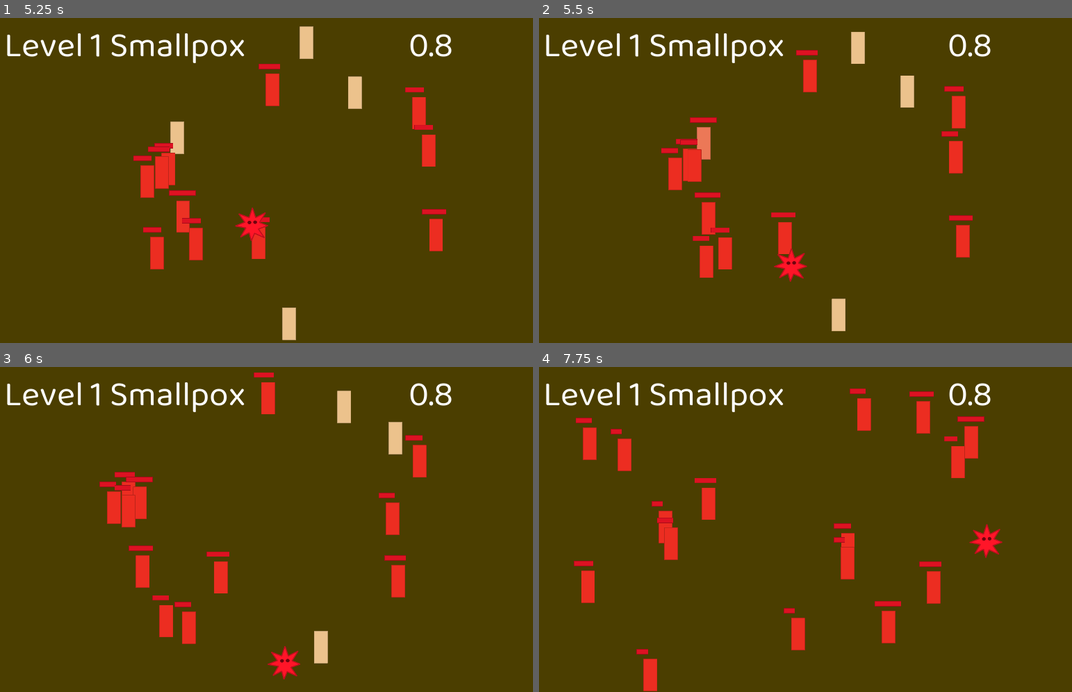
Above: before the commit, frames 1-4 (two rows, left to right).
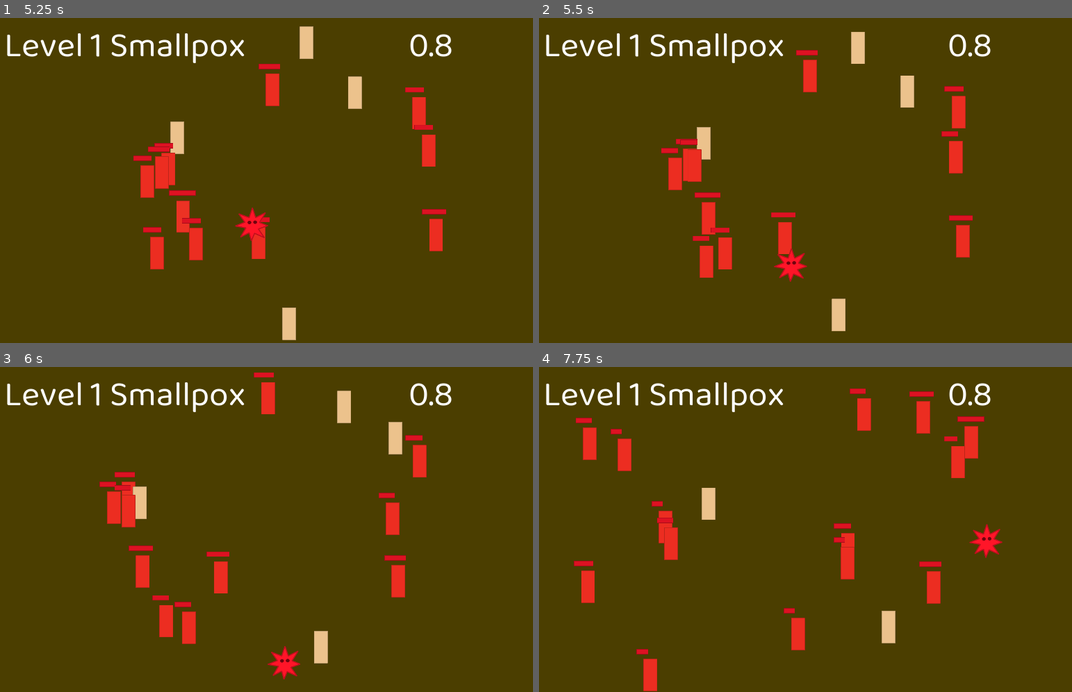
Above: after the commit, the same moments.

Repository: mariothedog/Epidemic-Simulator
Game: Godot game, scene res://Levels/Level.tscn
The game is run twice, just before and just after one commit, with the same random seed, the same clock (stepped at 60 frames per second) and the same inputs.
Inputs:
- Up to frame 1 (5.25 s): hold D (move_right) 0.53-1.28 s; tap Space (infect) every 0.75 s from 0.6 to 5.1 s; hold S (move_down) 1.28-2.03 s; hold D (move_right) 2.03-2.78 s; hold W (move_up) 2.78-3.53 s; hold A (move_left) 3.53-5.03 s; hold S (move_down) from 5.03 s (still down)
- Up to frame 2 (5.5 s): keep holding S (move_down)
- Up to frame 3 (6 s): release S (move_down) at 5.78 s; hold D (move_right) from 5.78 s (still down); tap Space (infect) at 5.85 s
- Up to frame 4 (7.75 s): release D (move_right) at 6.53 s; hold W (move_up) 6.53-7.28 s; tap Space (infect) at 6.6, 7.35 s; hold D (move_right) from 7.28 s (still down)

Frame 1 is identical in both runs. In frame 2, 0.3% of the frame differs, in the area x 28-34%, y 30-44%; in frame 3, 0.3%; in frame 4, 0.7%, in the area x 29-68%, y 34-86%.

Commit message:
Added a pass down chance.

Diff:
--- a/Human/Human.gd
+++ b/Human/Human.gd
@@ -60,7 +60,7 @@
 			area.infect(false)
 		else:
 			if can_create_human and area.can_create_human:
-				var child_infected = infected and area.infected
+				var child_infected = infected and area.infected and randf() < global.virus_pass_down_chance
 				get_parent().create_human(position, child_infected)
 
 				delay_ability_to_create_humans()
--- a/global.gd
+++ b/global.gd
@@ -5,6 +5,7 @@
 var virus_damage = 10
 var virus_spread_chance = 1
 var virus_spread_resistance = 0.2 # Percentage of virus_spread_chance reduced.
+var virus_pass_down_chance = 0.9 # Percentage chance that if both parents have the virus it will be passed down to the child.
 
 var epidemic_names = [
 	"Smallpox",
@@ -71,10 +72,24 @@
 	80
 ]
 
+var epidemic_pass_down_chance = [
+	0.9,
+	0.6,
+	0.5,
+	0.5,
+	0.4,
+	0.4,
+	0.3,
+	0.3,
+	0.2,
+	0.1
+]
+
 func go_to_next_level():
 	current_level += 1
 	virus_damage = epidemic_damage[current_level-1]
 	virus_spread_chance = epidemic_initial_spread[current_level-1]
 	virus_spread_resistance = epidemic_spread_resistance[current_level-1]
+	virus_pass_down_chance = epidemic_pass_down_chance[current_level-1]
 	if get_tree().reload_current_scene() != OK:
 		print_debug("An error occured while reloading the current scene.")
